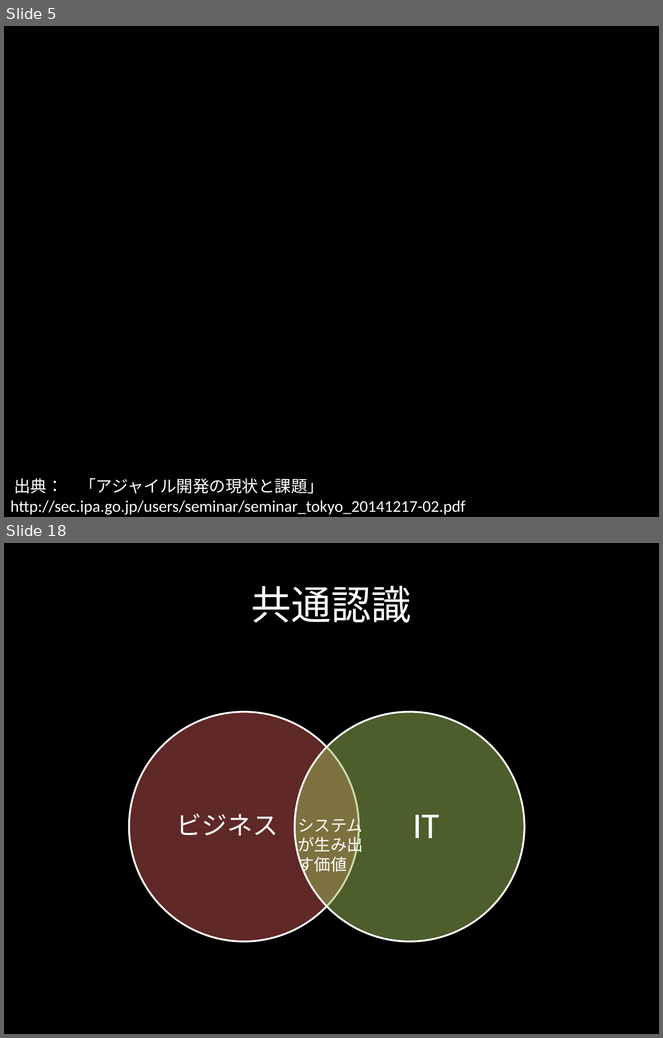
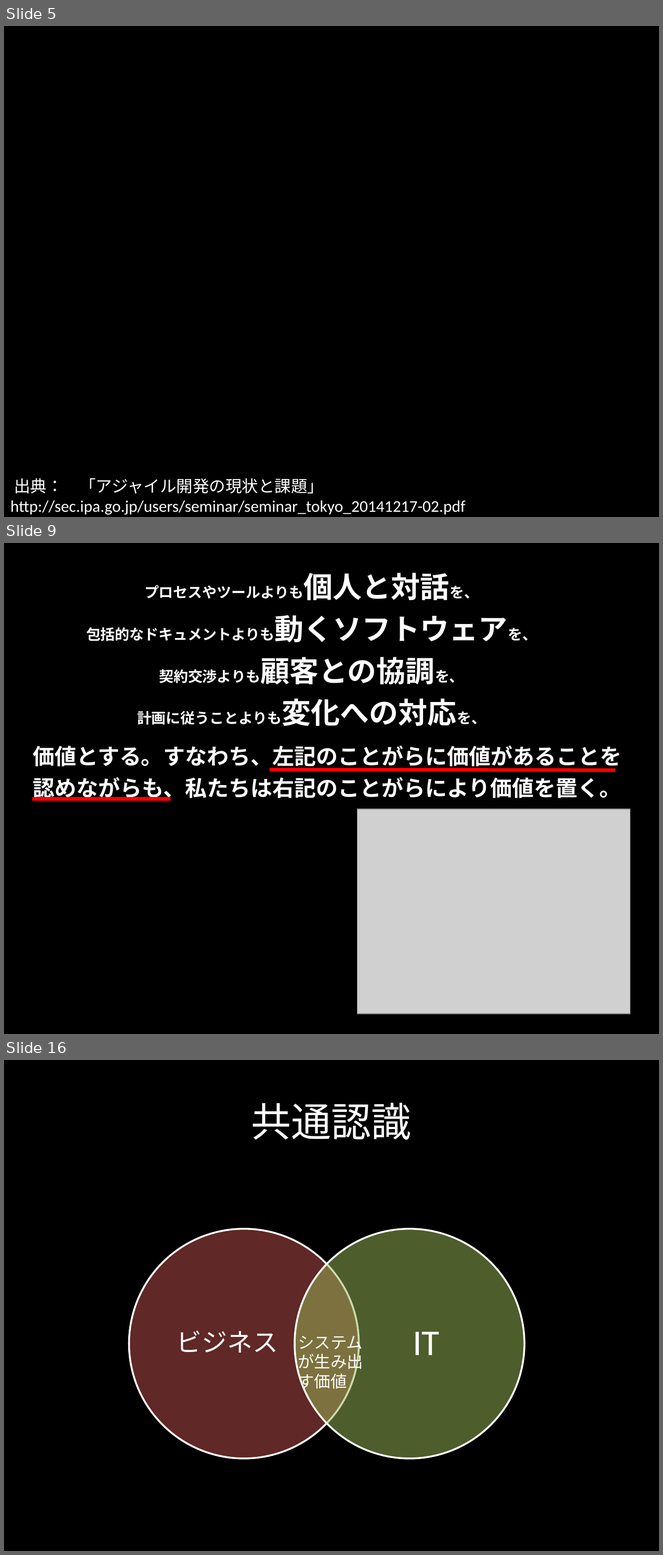
Before and after one commit to citrus1981/document, a slide deck: agile.pptx. Shown one above the other, each under a label of ours: slides 5 and 18 before the commit, slides 5, 9 and 16 after it; the slides between them are not shown. The pictures are 663x1038 and 663x1555 pixels, drawn with LibreOffice and Linux fonts; fonts in the diff are those of the drawing; grey boxes stand for pictures; background and template pictures are left out. Boxes give left, top, right and bottom in pixels: in the first picture for what was removed or moved away, otherwise in the second. Text is boxed around its words. In the diff, an @@ line names an element or a change of style, - is before the commit and + after.

```diff
--- a/agile.pptx
+++ b/agile.pptx
@@ slide 9 added at (x1=4, y1=543, x2=659, y2=1034), background #000000 @@
@@ text added at (x1=86, y1=573, x2=537, y2=726), 16 pt, text #FFFFFF, bold @@
+プロセスやツールよりも個人と対話を、
+包括的なドキュメントよりも動くソフトウェアを、
+契約交渉よりも顧客との協調を、
+計画に従うことよりも変化への対応を、
@@ text added at (x1=33, y1=745, x2=622, y2=801), 24 pt, text #FFFFFF, bold @@
+価値とする。すなわち、左記のことがらに価値があることを
+認めながらも、私たちは右記のことがらにより価値を置く。
@@ line added from (270, 770) to (616, 770), #FF0000 4 pt @@
@@ line added from (32, 799) to (170, 799), #FF0000 4 pt @@
@@ picture added at (x1=357, y1=809, x2=631, y2=1014) @@
@@ what was slide 18 is now slide 16 @@
```
Also in this commit, not shown: 7 slides changed, 3 other slides added, 6 slides removed.
